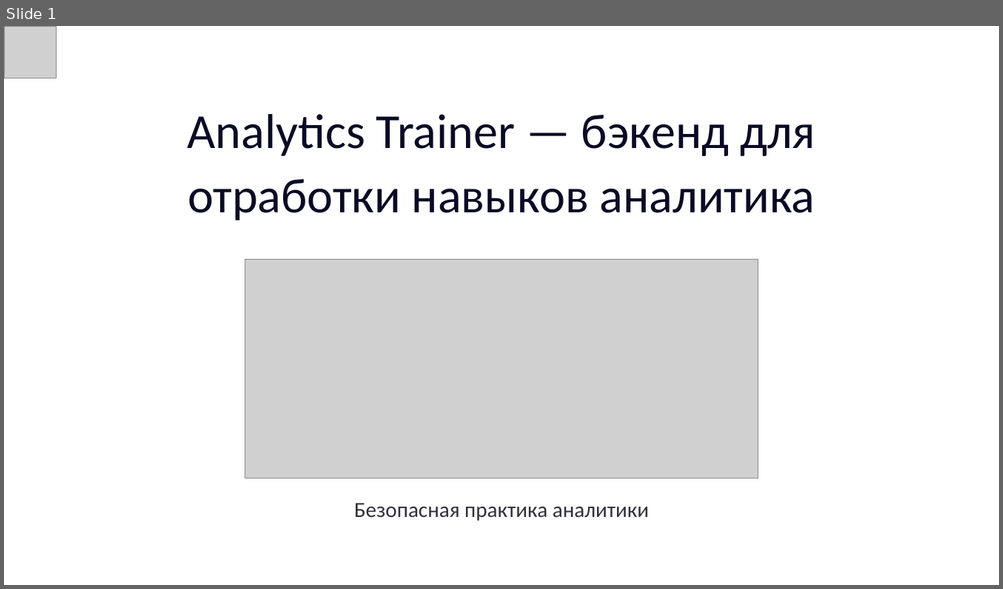
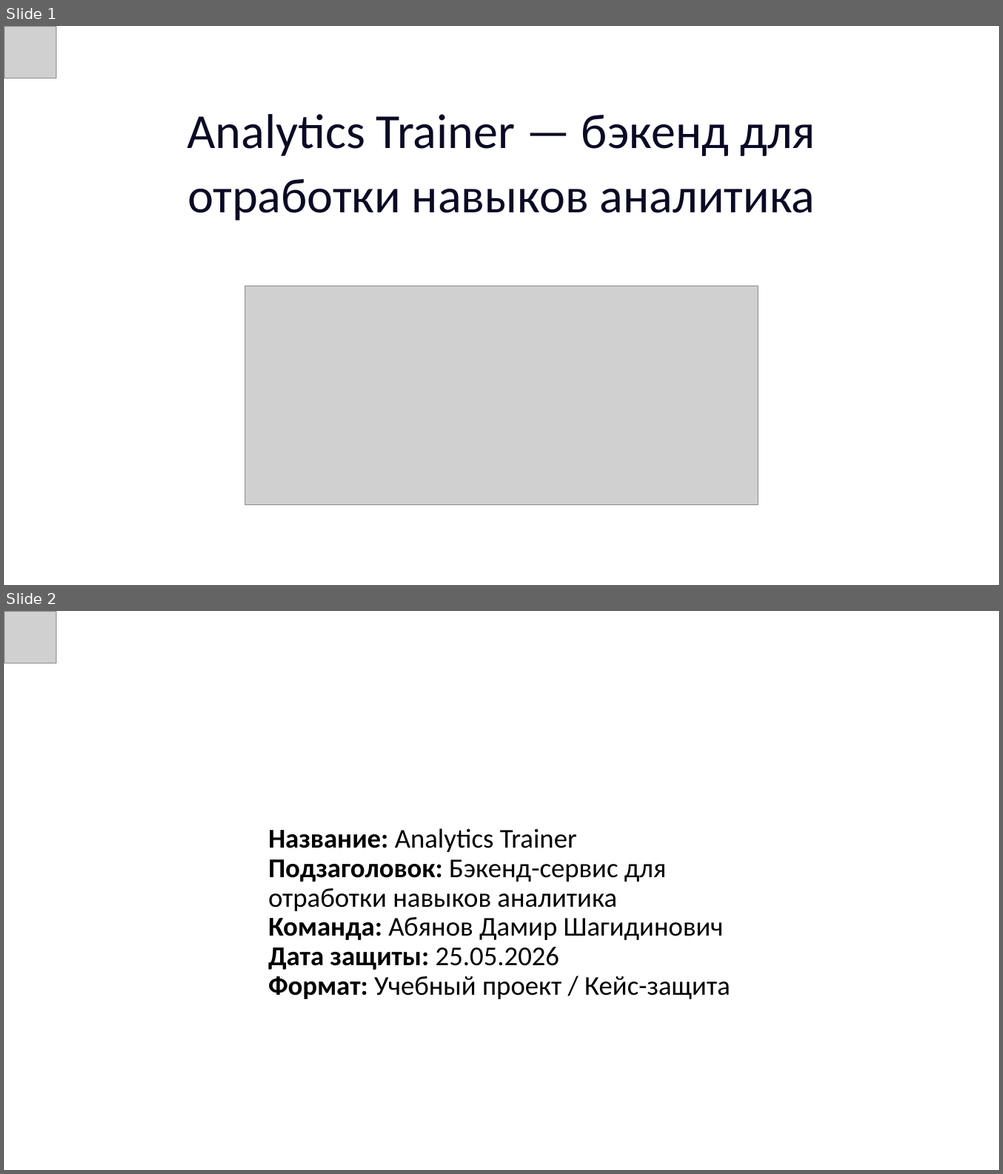
Before and after one commit to AbyanovDamir/analytics-trainer, a slide deck: present.pptx. Shown one above the other, each under a label of ours: slide 1 before the commit, slides 1 and 2 after it. The pictures are 1003x589 and 1003x1174 pixels, drawn with LibreOffice and Linux fonts; fonts in the diff are those of the drawing; grey boxes stand for pictures; background and template pictures are left out. Boxes give left, top, right and bottom in pixels: in the first picture for what was removed or moved away, otherwise in the second. Text is boxed around its words. In the diff, an @@ line names an element or a change of style, - is before the commit and + after.

```diff
--- a/present.pptx
+++ b/present.pptx
@@ slide 2 added at [4, 611, 999, 1170], background picture (left out) @@
@@ picture added at [4, 611, 56, 663] @@
@@ text added at [268, 829, 730, 999], 37.8 pt, text #000000 @@
+Название: Analytics Trainer
+Подзаголовок: Бэкенд-сервис для отработки навыков аналитика
+Команда: Абянов Дамир Шагидинович
+Дата защиты: 25.05.2026
+Формат: Учебный проект / Кейс-защита
@@ slide 1 changed as well @@
@@ picture: place and size @@
-picture at [245, 259, 757, 478]
+picture at [245, 286, 757, 505]
@@ text removed at [354, 503, 649, 521] @@
-Безопасная практика аналитики
```
Also in this commit, not shown: 10 other slides added, 6 slides removed, 1 other file.
